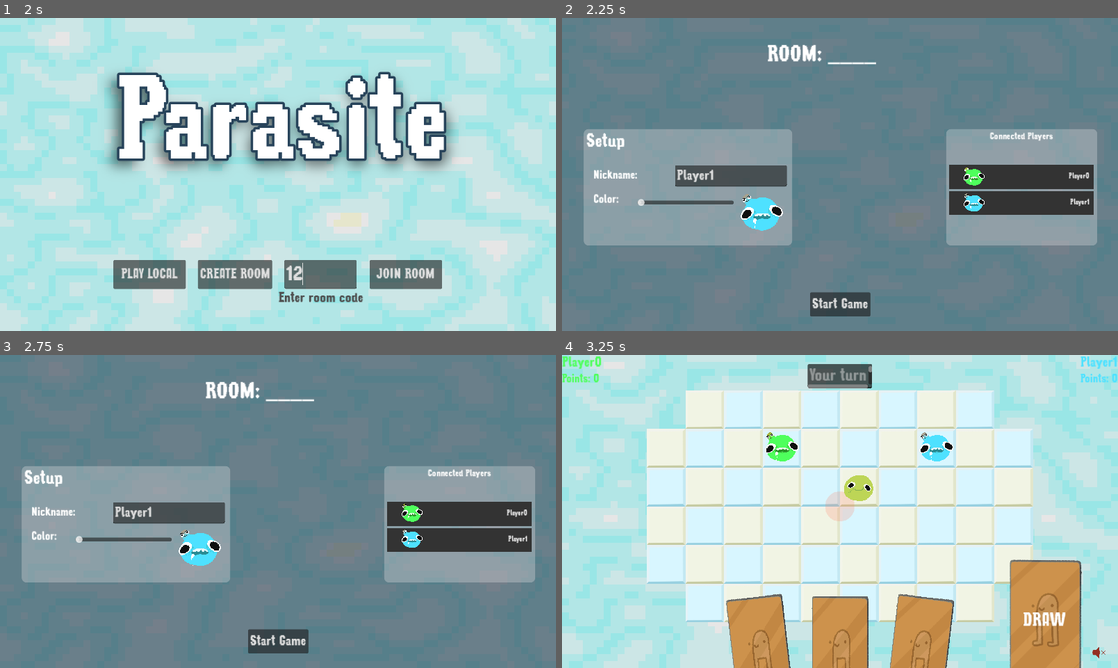
Above: before the commit, frames 1-4 (two rows, left to right).
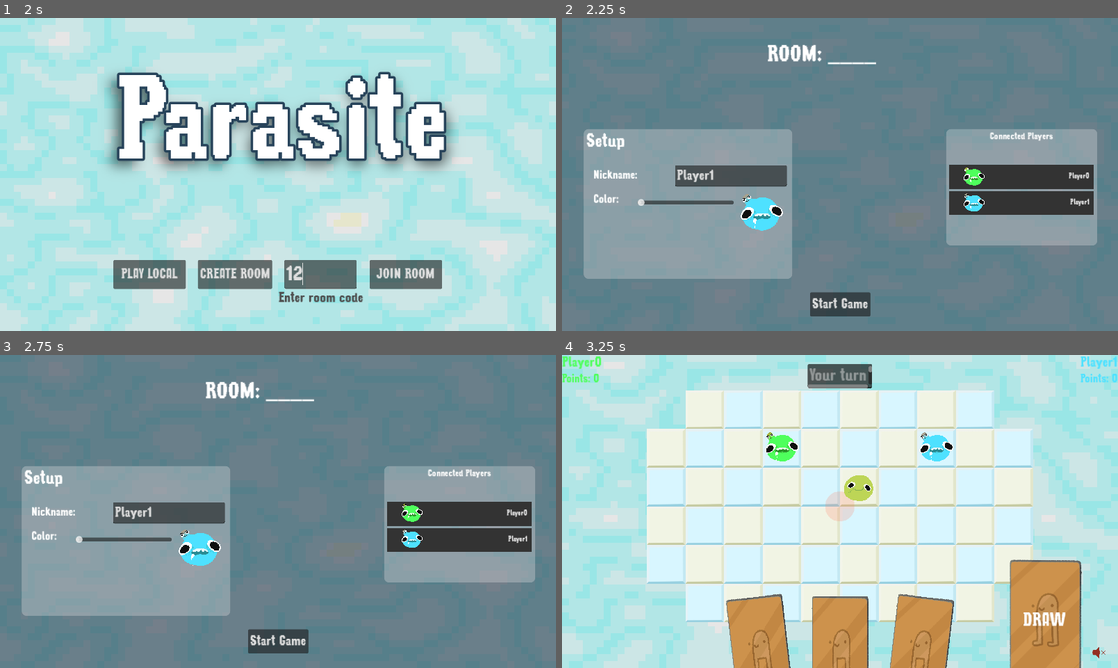
Above: after the commit, the same moments.

Repository: patator62180/GDWL_67
Game: Godot game, scene res://scenes/main/main.tscn
Same seed, same stepped clock (60 frames per second), same inputs: the game is played once before the commit and once after it.
Inputs (mouse positions are in pixels of both pictures, inside the frame that each line leads up to):
- Up to frame 1 (2 s): click "[FAKE] Start as player (local)" at 0.5 s; click (322, 274) at 1.27 s; type "12" at 1.35 s
- Up to frame 2 (2.25 s): click "PLAY LOCAL" at 2 s
- Up to frame 3 (2.75 s): no input
- Up to frame 4 (3.25 s): click "Start Game" at 2.75 s

Frame 1 is identical in both runs. In frame 2, 4.0% of the frame differs, in the area x 3-42%, y 71-84%; in frame 3, 4.0%; in frame 4, nothing differs.

Commit message:
set winning condition

Diff:
--- a/scenes/game/game.gd
+++ b/scenes/game/game.gd
@@ -9,7 +9,7 @@
 @export var grid: Grid
 @export var player_controller: PlayerController
 @export var camera: Camera2D
-@export var win_score: int = 1
+@export var win_score: int = 3
 
 signal player_scored(player_index : int, score : int)
 signal game_finished(bool)
@@ -101,6 +101,11 @@
         peer_players[player_index].color = color
         player_managers.array[player_index].color = color
         Mediator.instance.call_on_players(player_controller.update_connected_player, player_index, peer_players[player_index].nickname, color)
+
+@rpc("any_peer")
+func set_win_score(new_win_score : int):
+    win_score = new_win_score
+
 
 func respawn_host():
     spawn_host(Vector2(randi_range(-3,3), randi_range(-2,2)))
--- a/scenes/game/player_controller.gd
+++ b/scenes/game/player_controller.gd
@@ -41,6 +41,8 @@
 @rpc('authority')
 func assign_player(player_index: int):
     self.player_index = player_index
+    if player_index != 0:
+            lobby.win_score_container.visible = false
 
 @rpc('authority')
 func update_connected_player(player_index: int, nickname: String, color: float):
@@ -67,6 +69,9 @@
 
 func on_color_changed(color: float):
     Mediator.instance.call_on_server(game.update_color, player_index, color)
+
+func on_win_score_changed(new_win_score: int):
+    Mediator.instance.call_on_server(game.set_win_score, new_win_score)
 
 func is_player_active_turn():
     return player_index_playing == player_index and game_turn_state == TurnState.PLAYER_TURN
@@ -127,4 +132,5 @@
     grid.hammer_click.connect(on_hammer_click)
     lobby.nickname_edited.connect(on_nickname_edited)
     lobby.color_changed.connect(on_color_changed)
+    lobby.win_score_changed.connect(on_win_score_changed)
     game.player_scored.connect(on_player_scored)
--- a/scenes/lobby/lobby.gd
+++ b/scenes/lobby/lobby.gd
@@ -5,6 +5,7 @@
 signal started_game
 signal nickname_edited
 signal color_changed
+signal win_score_changed
 
 @export var start_button: Button
 @export var screen_title: Label
@@ -13,6 +14,8 @@
 @export var nickname_edit: TextEdit
 @export var color_slider: HSlider
 @export var color_picker_player_preview: Player
+@export var win_score_edit : TextEdit
+@export var win_score_container : Control
 
 var nickname: String = "":
     set(value):
@@ -29,6 +32,7 @@
     else:
         nickname_edit.text_changed.connect(on_text_changed)
         color_slider.value_changed.connect(on_color_slider_changed)
+        win_score_edit.text_changed.connect(on_win_score_changed)
 
 func close():
     queue_free()
@@ -42,6 +46,11 @@
 func on_text_changed():
     if len(nickname_edit.text) >= 1:
         nickname_edited.emit(nickname_edit.text)
+
+func on_win_score_changed():
+    var new_win_score = int(win_score_edit.text)
+    if(new_win_score != 0):
+        win_score_changed.emit(new_win_score)
 
 func update_connected_player(index: int, nickname: String, color: float):
     var list_items = connected_players_list.get_children()
--- a/scenes/lobby/lobby.tscn
+++ b/scenes/lobby/lobby.tscn
@@ -13,7 +13,7 @@
 corner_radius_bottom_right = 10
 corner_radius_bottom_left = 10
 
-[node name="Lobby" type="CanvasLayer" node_paths=PackedStringArray("start_button", "screen_title", "connected_players_list", "nickname_edit", "color_slider", "color_picker_player_preview")]
+[node name="Lobby" type="CanvasLayer" node_paths=PackedStringArray("start_button", "screen_title", "connected_players_list", "nickname_edit", "color_slider", "color_picker_player_preview", "win_score_edit", "win_score_container")]
 script = ExtResource("1_061j6")
 start_button = NodePath("Container/StartButton")
 screen_title = NodePath("Container/Title")
@@ -22,6 +22,8 @@
 nickname_edit = NodePath("Container/Setup/Nickname/TextEdit")
 color_slider = NodePath("Container/Setup/Color/ColorPicker/Slider")
 color_picker_player_preview = NodePath("Container/Setup/Color/ColorPicker/Player")
+win_score_edit = NodePath("Container/Setup/Win Score/TextEdit")
+win_score_container = NodePath("Container/Setup/Win Score")
 
 [node name="Container" type="Control" parent="."]
 layout_mode = 3
@@ -115,7 +117,7 @@
 offset_left = -5.0
 offset_top = -4.0
 offset_right = 427.0
-offset_bottom = 237.0
+offset_bottom = 306.0
 theme_override_styles/panel = SubResource("StyleBoxFlat_jt24r")
 
 [node name="Title" type="Label" parent="Container/Setup"]
@@ -199,6 +201,42 @@
 
 [node name="Player" parent="Container/Setup/Color/ColorPicker" instance=ExtResource("3_4stck")]
 position = Vector2(207, -10)
+
+[node name="Win Score" type="Control" parent="Container/Setup"]
+custom_minimum_size = Vector2(400, 50)
+layout_mode = 1
+anchors_preset = 0
+offset_left = 15.0
+offset_top = 223.0
+offset_right = 415.0
+offset_bottom = 282.0
+
+[node name="Title" type="Label" parent="Container/Setup/Win Score"]
+layout_mode = 1
+anchors_preset = 4
+anchor_top = 0.5
+anchor_bottom = 0.5
+offset_top = -17.5
+offset_right = 129.0
+offset_bottom = 17.5
+grow_vertical = 2
+theme_override_font_sizes/font_size = 25
+text = "Win Score:"
+
+[node name="TextEdit" type="TextEdit" parent="Container/Setup/Win Score"]
+custom_minimum_size = Vector2(225, 40)
+layout_mode = 1
+anchors_preset = 6
+anchor_left = 1.0
+anchor_top = 0.5
+anchor_right = 1.0
+anchor_bottom = 0.5
+offset_left = -231.0
+offset_top = -24.0
+offset_right = 1.0
+offset_bottom = 20.0
+grow_horizontal = 0
+grow_vertical = 2
 
 [node name="StartButton" type="Button" parent="Container"]
 custom_minimum_size = Vector2(0, 50)
